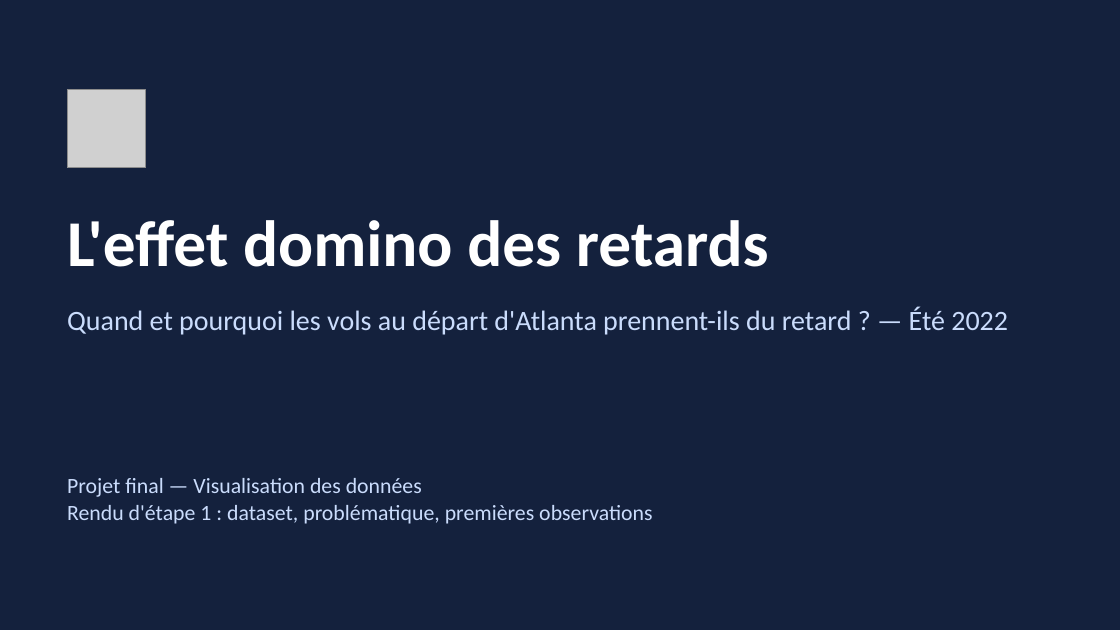
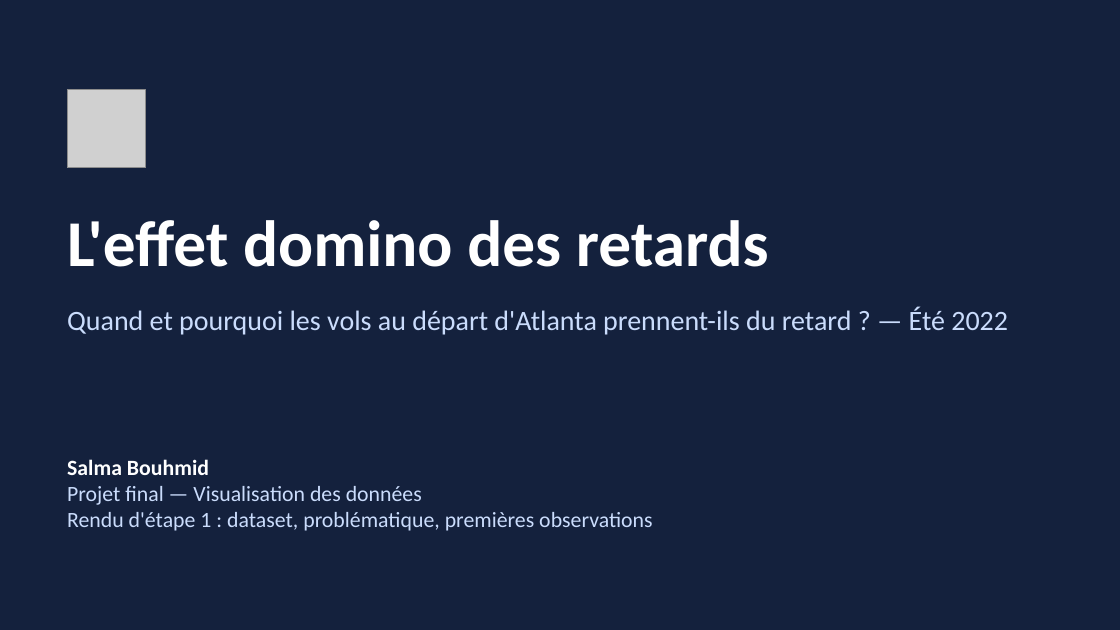
Before and after one commit to SalmaBouhmid/flight-delay-domino-effect, a slide deck: slide 1 of presentation/rendu_etape_1.pptx. Drawn at 1120x630 pixels with LibreOffice and Linux fonts; fonts in the diff are those of the drawing; grey boxes stand for pictures. Boxes give left, top, right and bottom in pixels: in the first picture for what was removed or moved away, otherwise in the second. Text is boxed around its words. In the diff, an @@ line names an element or a change of style, - is before the commit and + after.

```diff
--- a/presentation/rendu_etape_1.pptx
+++ b/presentation/rendu_etape_1.pptx
@@ text "Salma Bouhmid" moved from (x1=67, y1=478, x2=652, y2=524) to (x1=67, y1=459, x2=652, y2=531) @@
@@ text at (x1=67, y1=459, x2=209, y2=475): paragraph added @@
+Salma Bouhmid
```
Also in this commit, not shown: 1 other file.
